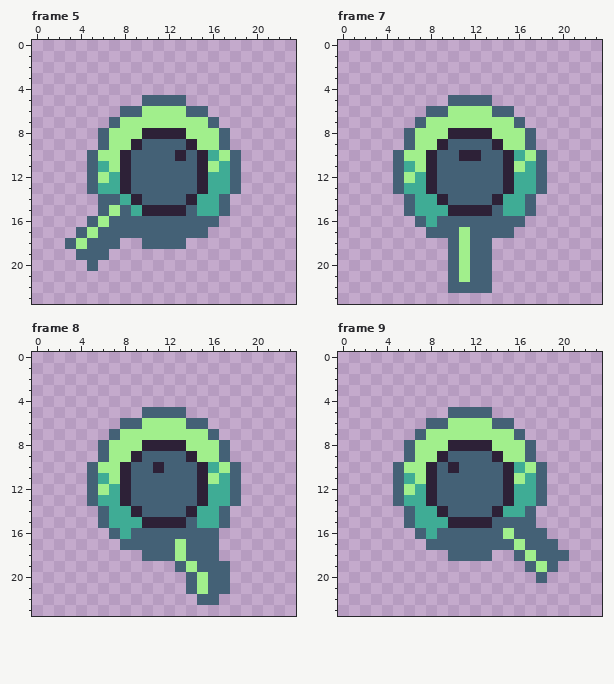
Two versions of one pixel-art file, art/RotatingTurret.aseprite. Above: the version before the commit.
24x24 pixels, 50 frames. Shown: frame 5, frame 7, frame 8, frame 9. The commit also changed other frames, which this record leaves out.
Now the later version:
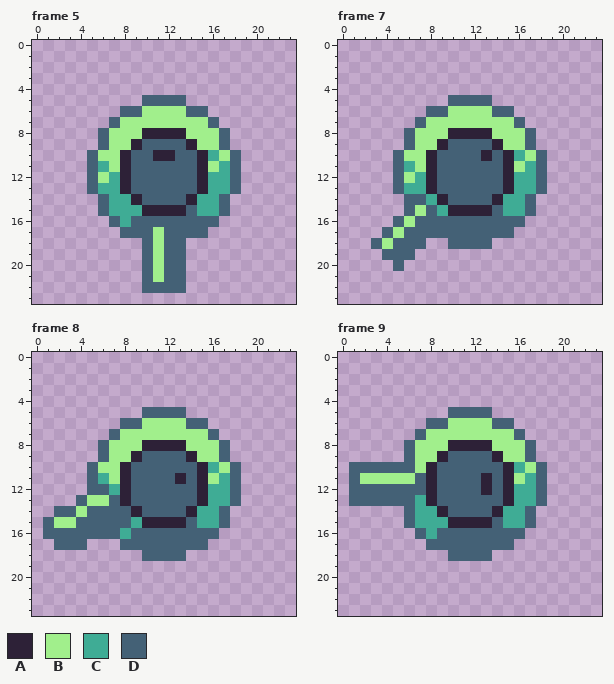
Palette (. is transparent): A #2d2137  B #a1ef8c  C #3fac95  D #446176
Commit message: make turrets work in 360
The edit:
--- frame 5
@@ x 9..15 @@
  9 ADDDDAB
-10 DDDDADA
+10 DDAADDA
 11 DDDDDDA
@@ x 1..15 @@
 13 ....DCCADDDDDDA
-14 .....DDCADDDDAC
-15 .....DBDCAAAADC
-16 ....DBDDDDDDDDD
-17 ...DBDDDDDDDDDD
-18 ..DBDDD..DDDD..
-19 ...DDD.........
-20 ....D..........
-21 ...............
-22 ...............
+14 .....DCCADDDDAC
+15 .....DCCCAAAADC
+16 ......DCDDDDDDD
+17 .......DDDBDDDD
+18 .........DBDD..
+19 .........DBDD..
+20 .........DBDD..
+21 .........DBDD..
+22 .........DDDD..
 23 ...............
--- frame 7
@@ x 9..15 @@
  9 ADDDDAB
-10 DDAADDA
+10 DDDDADA
 11 DDDDDDA
@@ x 1..15 @@
 13 ....DCCADDDDDDA
-14 .....DCCADDDDAC
-15 .....DCCCAAAADC
-16 ......DCDDDDDDD
-17 .......DDDBDDDD
-18 .........DBDD..
-19 .........DBDD..
-20 .........DBDD..
-21 .........DBDD..
-22 .........DDDD..
+14 .....DDCADDDDAC
+15 .....DBDCAAAADC
+16 ....DBDDDDDDDDD
+17 ...DBDDDDDDDDDD
+18 ..DBDDD..DDDD..
+19 ...DDD.........
+20 ....D..........
+21 ...............
+22 ...............
 23 ...............
--- frame 8
@@ x 0..23 @@
  9 ......DBBADDDDABBD......
-10 .....DBBADDADDDACBD.....
-11 .....DCBADDDDDDABCD.....
-12 .....DBCADDDDDDACCD.....
-13 .....DCCADDDDDDACCD.....
-14 ......DCCADDDDACCD......
-15 ......DCCCAAAADCCD......
-16 .......DCDDDDDDDD.......
-17 ........DDDDDBDDD.......
-18 ..........DDDBDDD.......
-19 .............DBDDD......
-20 ..............DBDD......
-21 ..............DBDD......
-22 ...............DD.......
+10 .....DBBADDDDDDACBD.....
+11 .....DCBADDDDADABCD.....
+12 .....DDCADDDDDDACCD.....
+13 ....DBBDADDDDDDACCD.....
+14 ..DDBDDDDADDDDACCD......
+15 .DBBDDDDDCAAAADCCD......
+16 .DDDDDDDCDDDDDDDD.......
+17 ..DDD...DDDDDDDD........
+18 ..........DDDD..........
+19 ........................
+20 ........................
+21 ........................
+22 ........................
 23 ........................
--- frame 9
@@ x 0..23 @@
  9 ......DBBADDDDABBD......
-10 .....DBBADADDDDACBD.....
-11 .....DCBADDDDDDABCD.....
-12 .....DBCADDDDDDACCD.....
-13 .....DCCADDDDDDACCD.....
+10 .DDDDDDBADDDDDDACBD.....
+11 .DBBBBBDADDDDADABCD.....
+12 .DDDDDDDADDDDADACCD.....
+13 .DDDDDDCADDDDDDACCD.....
 14 ......DCCADDDDACCD......
-15 ......DCCCAAAADDDD......
-16 .......DCDDDDDDBDDD.....
-17 ........DDDDDDDDBDDD....
-18 ..........DDDD..DBDDD...
-19 .................DBD....
-20 ..................D.....
+15 ......DCCCAAAADCCD......
+16 .......DCDDDDDDDD.......
+17 ........DDDDDDDD........
+18 ..........DDDD..........
+19 ........................
+20 ........................
 21 ........................
Pixel boxes of the changes (left, top, right, bottom) in both pictures:
changed: (65, 150, 186, 293)
changed: (371, 150, 492, 293)
changed: (43, 462, 230, 605)
changed: (349, 462, 569, 583)
